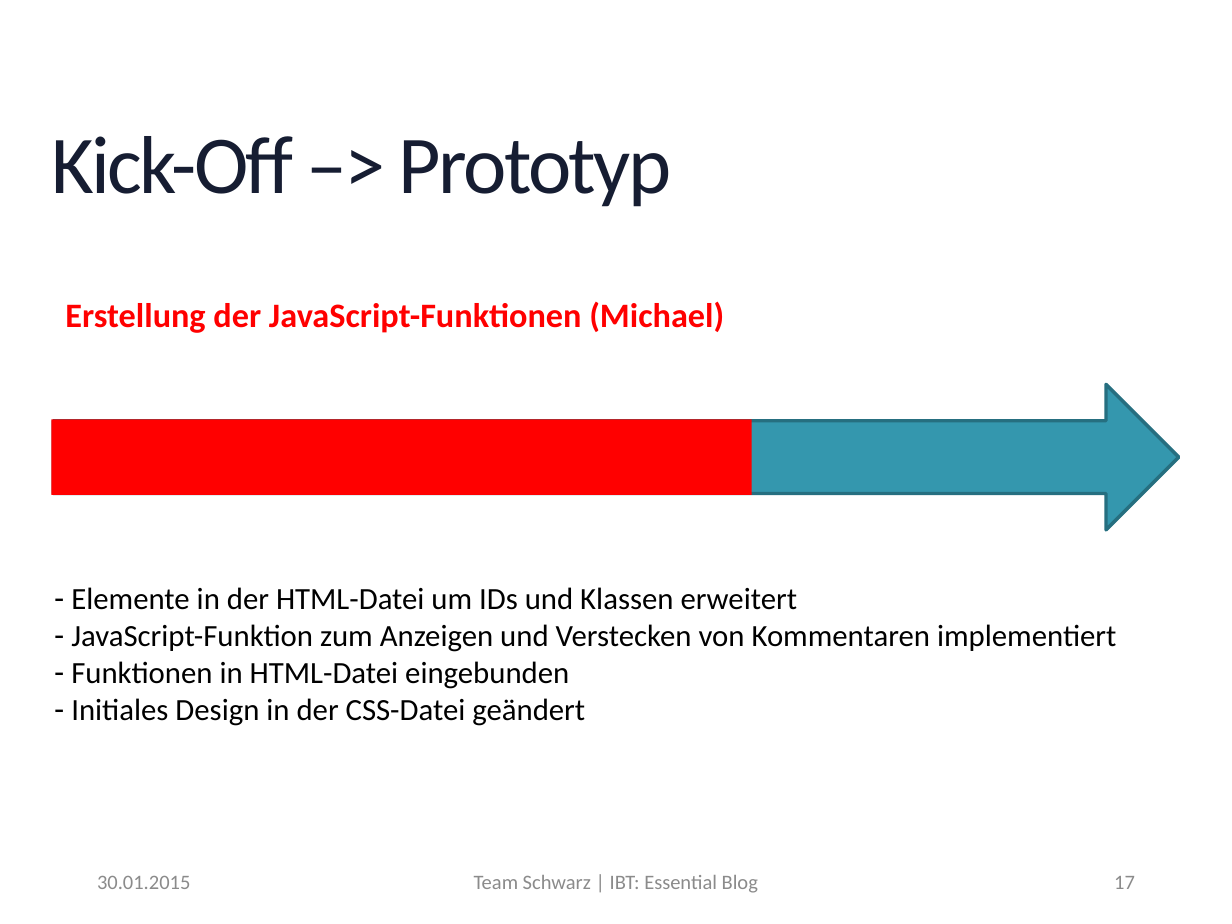
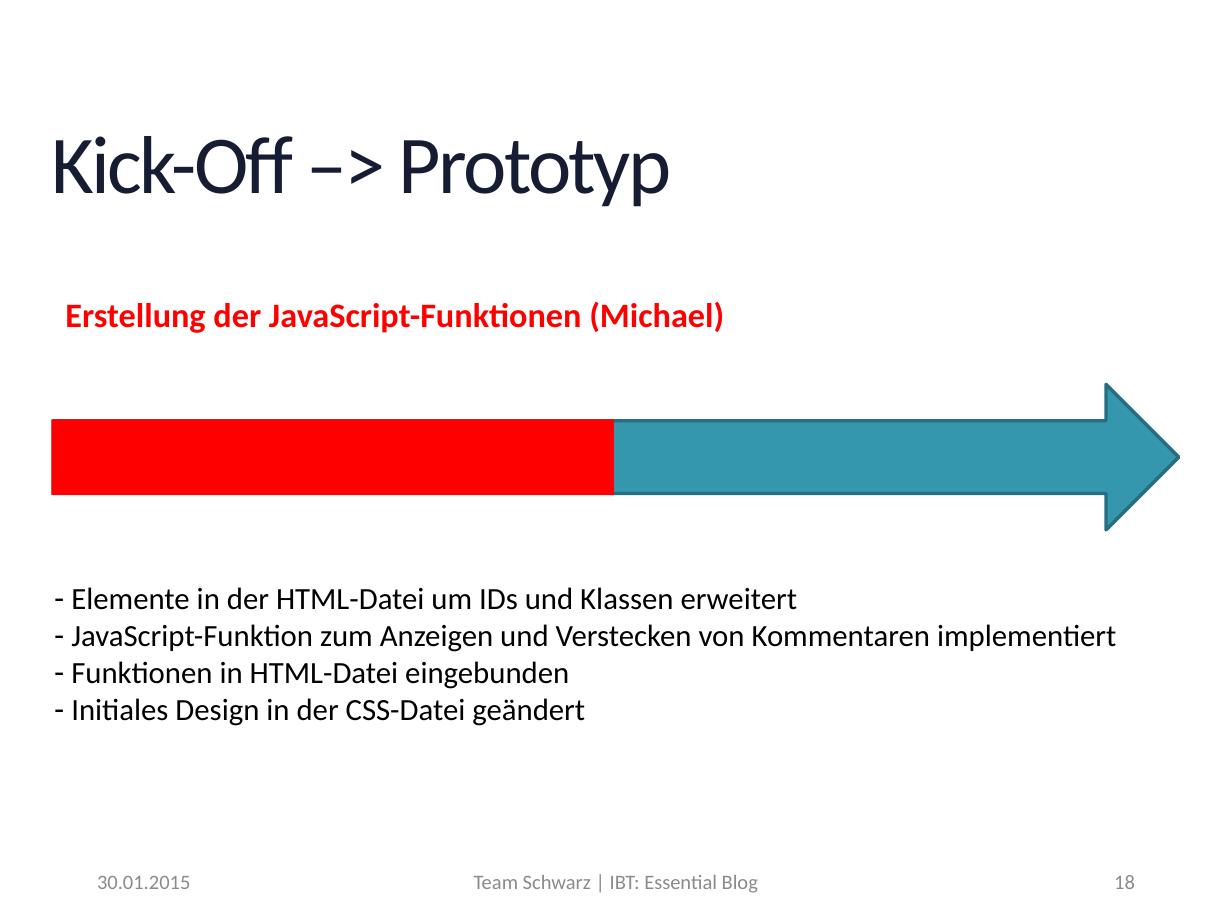
Before and after one commit to MrXXX92/EssentialBlog, a slide deck: slide 18 of Notizen/Präsentation_EssentialBlog.pptx (slide 17 before the commit). Drawn at 1232x924 pixels with LibreOffice and Linux fonts; fonts in the diff are those of the drawing; background and template pictures are left out. Boxes give left, top, right and bottom in pixels: in the first picture for what was removed or moved away, otherwise in the second. Text is boxed around its words. In the diff, an @@ line names an element or a change of style, - is before the commit and + after.

```diff
--- a/Notizen/Präsentation_EssentialBlog.pptx
+++ b/Notizen/Präsentation_EssentialBlog.pptx
@@ rectangle: place and size @@
-rectangle at (52,419,753,494)
+rectangle at (52,419,615,494)
@@ page number at (1114,875,1135,889): text changed @@
-17
+18
```
Also in this commit, not shown: 14 other slides changed.
